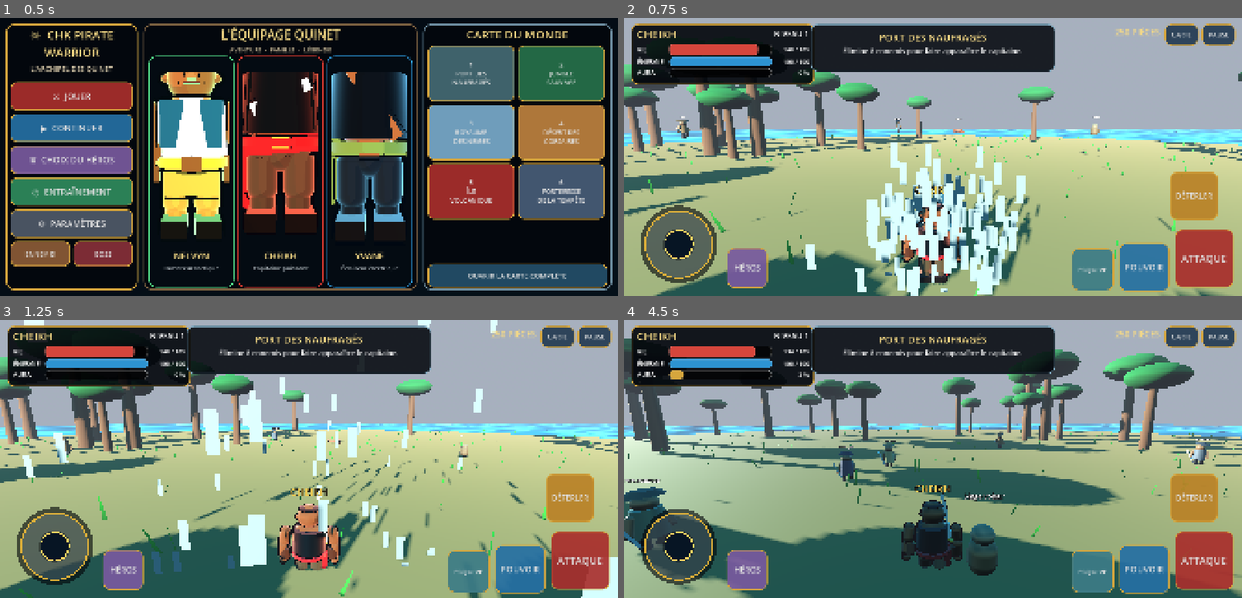
Above: before the commit, frames 1-4 (two rows, left to right).
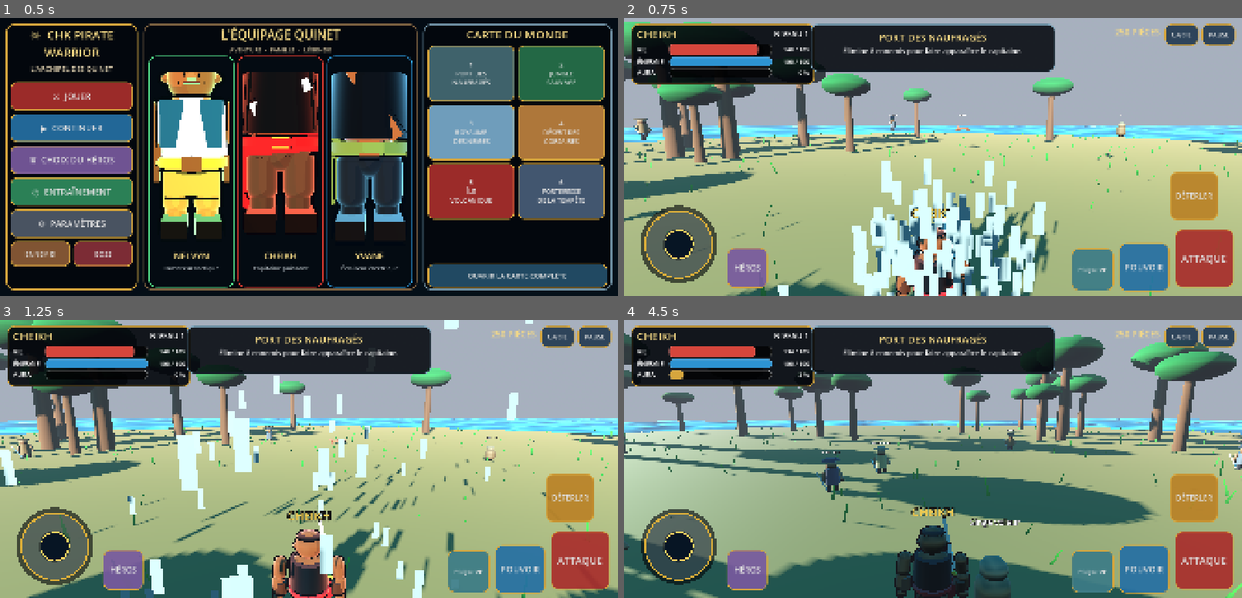
Above: after the commit, the same moments.

Repository: Chasmet/Chk-pirate-warrior-
Game: Godot game, scene res://scenes/main.tscn
Two runs of this game, one before a commit and one after it. Both use one fixed random seed, a clock stepped at 60 frames per second and the inputs below.
Inputs (mouse positions are in pixels of both pictures, inside the frame that each line leads up to):
- Up to frame 1 (0.5 s): no input
- Up to frame 2 (0.75 s): click "⚔ JOUER" at 0.5 s
- Up to frame 3 (1.25 s): no input
- Up to frame 4 (4.5 s): drag from (988, 495) to (994, 397) at 1.27 s; drag from (679, 545) to (902, 514) at 2.02 s; move the mouse to (994, 397) at 2.77 s; hold D (move_right) 2.78-3.5 s; tap Q (aura) at 2.85, 4.35 s; drag from (902, 514) to (747, 417) at 3.52 s; move the mouse to (1118, 500) at 4.27 s; hold A (move_left) from 4.28 s (still down)

Frame 1 is identical in both runs. In frame 2, 26% of the frame differs, in the area x 0-100%, y 1-100%; in frame 3, 29%; in frame 4, 36%, in the area x 0-100%, y 4-100%.

Commit message:
fix(v2): rapprocher la caméra et agrandir le héros à l’écran

Diff:
--- a/godot/scripts/hero_animator.gd
+++ b/godot/scripts/hero_animator.gd
@@ -12,14 +12,16 @@
 var previous_aura_time: float = 0.0
 var tracked_visual_id: int = 0
 var rest_transforms: Dictionary = {}
-var camera_rest_position := Vector3(0.0, 2.4, 7.8)
+var camera_rest_position := Vector3(0.0, 2.05, 5.25)
+var base_fov: float = 55.0
 
 func bind(player: PlayerController) -> void:
 	controller = player
 	previous_health = player.health
 	previous_aura_time = player.aura_time
 	if is_instance_valid(player.camera):
-		camera_rest_position = player.camera.position
+		player.camera.position = camera_rest_position
+		player.camera.fov = base_fov
 	set_process(true)
 
 func _process(delta: float) -> void:
@@ -85,9 +87,9 @@
 		sin(animation_time * 47.0),
 		cos(animation_time * 41.0),
 		sin(animation_time * 31.0)
-	) * shake_strength * 0.075
+	) * shake_strength * 0.065
 	controller.camera.position = camera_rest_position + shake
-	controller.camera.fov = 62.0 + skill_progress * 5.0 + aura_pulse * 28.0
+	controller.camera.fov = base_fov + skill_progress * 4.0 + aura_pulse * 22.0
 
 func _capture_rest_transforms(visual: Node) -> void:
 	var rig: Node = visual.get_node_or_null("RigVisuel")
